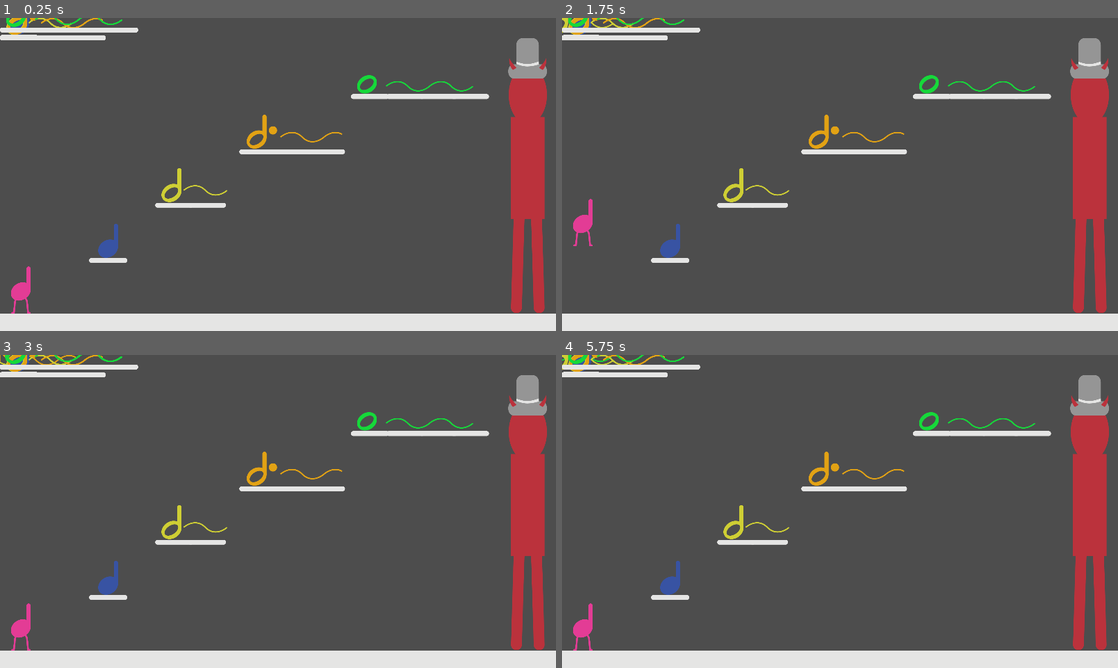
Above: before the commit, frames 1-4 (two rows, left to right).
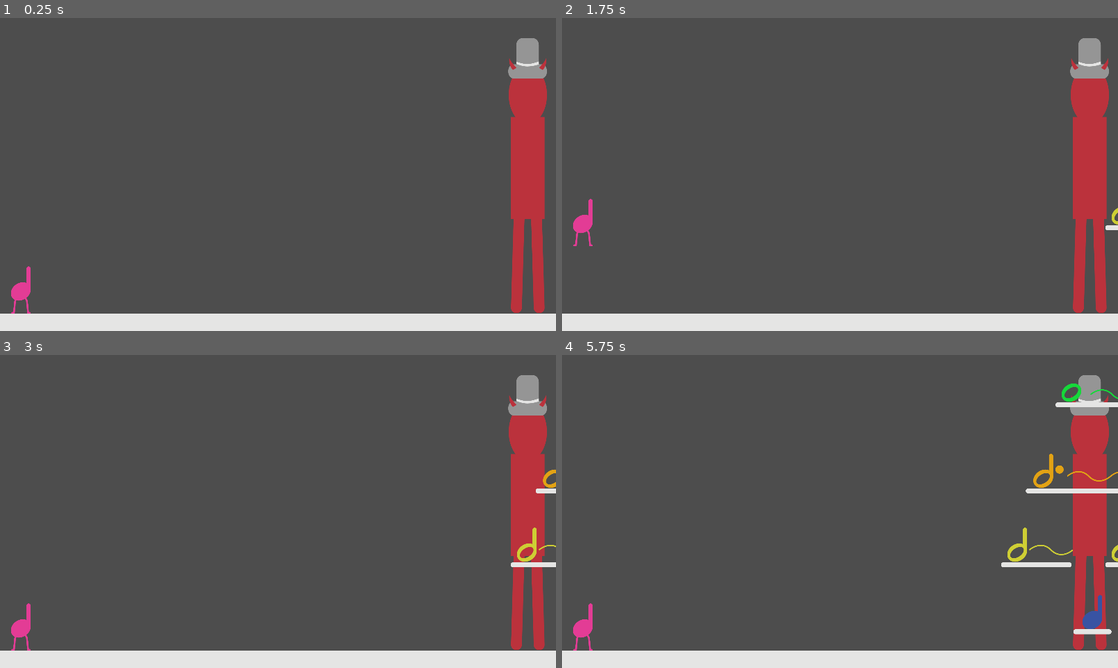
Above: after the commit, the same moments.

Repository: DevByColton/Maestro
Game: Godot game, scene res://main.tscn
Same seed, same stepped clock (60 frames per second), same inputs: the game is played once before the commit and once after it.
Inputs:
- Up to frame 1 (0.25 s): no input
- Up to frame 2 (1.75 s): tap Enter at 0.5 s; tap P (play_song) at 0.6, 1.35 s; tap Space at 1.25 s
- Up to frame 3 (3 s): tap P (play_song) at 2.1, 2.85 s
- Up to frame 4 (5.75 s): tap P (play_song) at 3.6, 4.35, 5.1 s

The runs differ from the first frame. In frame 1, 2.9% of the frame differs, in the area x 0-88%, y 0-79%; in frame 2, 3.0%; in frame 3, 3.3%; in frame 4, 4.5%, in the area x 0-100%, y 0-90%.

Commit message:
movement

Diff:
--- a/Notes/dotted_half_note.gd
+++ b/Notes/dotted_half_note.gd
@@ -4,7 +4,8 @@
 @export var toward_boss = false
 # Called when the node enters the scene tree for the first time.
 func _ready() -> void:
-	pass # Replace with function body.
+	self.position.x = 1347
+	self.position.y = 267 # Replace with function body. # Replace with function body.
 
 
 # Called every frame. 'delta' is the elapsed time since the previous frame.
--- a/Notes/half_note.gd
+++ b/Notes/half_note.gd
@@ -4,7 +4,8 @@
 @export var toward_boss = false
 # Called when the node enters the scene tree for the first time.
 func _ready() -> void:
-	pass # Replace with function body.
+	self.position.x = 1335
+	self.position.y = 437# Replace with function body.
 
 
 # Called every frame. 'delta' is the elapsed time since the previous frame.
--- a/Notes/quarter_note.gd
+++ b/Notes/quarter_note.gd
@@ -6,7 +6,8 @@
 
 # Called when the node enters the scene tree for the first time.
 func _ready() -> void:
-	pass # Replace with function body.
+	self.position.x = 1328# Replace with function body.
+	self.position.y = 592
 
 
 # Called every frame. 'delta' is the elapsed time since the previous frame.
--- a/Notes/whole_note.gd
+++ b/Notes/whole_note.gd
@@ -4,7 +4,8 @@
 @export var toward_boss = false
 # Called when the node enters the scene tree for the first time.
 func _ready() -> void:
-	pass # Replace with function body.
+	self.position.x = 1340
+	self.position.y = 87
 
 
 # Called every frame. 'delta' is the elapsed time since the previous frame.
